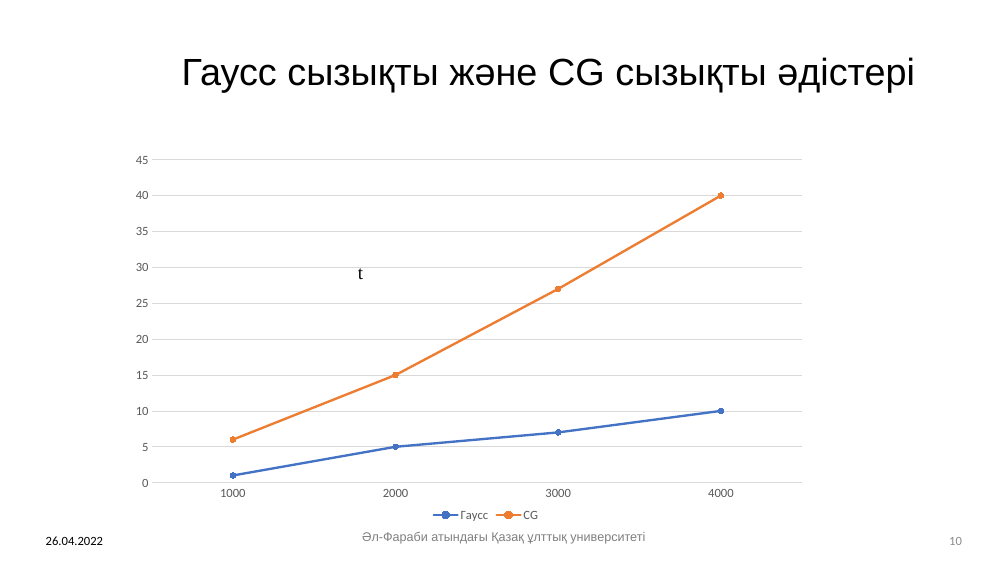
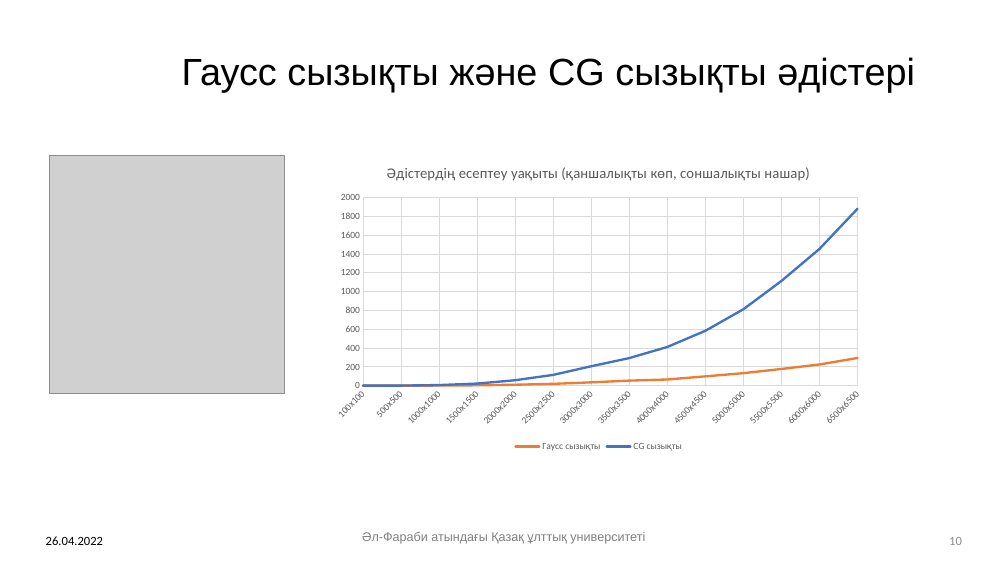
Before and after one commit to Narqyz/satj, a slide deck: slide 10 of Пример каз.pptx. Drawn at 1008x567 pixels with LibreOffice and Linux fonts; fonts in the diff are those of the drawing; grey boxes stand for pictures; background and template pictures are left out. Boxes give left, top, right and bottom in pixels: in the first picture for what was removed or moved away, otherwise in the second. Text is boxed around its words. In the diff, an @@ line names an element or a change of style, - is before the commit and + after.

```diff
--- a/Пример каз.pptx
+++ b/Пример каз.pptx
@@ line stacked chart removed at bbox=[66, 129, 907, 526] @@
-categories: 1000, 2000, 3000, 4000
-Гаусс: 1, 5, 7, 10
-CG: 5, 10, 20, 30
@@ picture added at bbox=[49, 156, 284, 394] @@
@@ line chart added at bbox=[325, 150, 873, 455] @@
+title "Әдістердің есептеу уақыты (қаншалықты көп, соншалықты нашар) "
+categories: 100x100, 500x500, 1000x1000, 1500x1500, 2000x2000, 2500x2500, 3000x3000, 3500x3500, 4000x4000, 4500x4500, 5000x5000, 5500x5500, 6000x6000, 6500x6500
+Гаусс сызықты: 0, 0, 0, 0, 10, 20, 40, 50, 70, 100, 130, 180, 230, 290
+CG сызықты: 0, 0, 10, 20, 60, 110, 210, 290, 410, 580, 810, 1110, 1450, 1880
@@ text removed at bbox=[358, 268, 363, 279] @@
-t
```
Also in this commit, not shown: 6 other slides changed.
